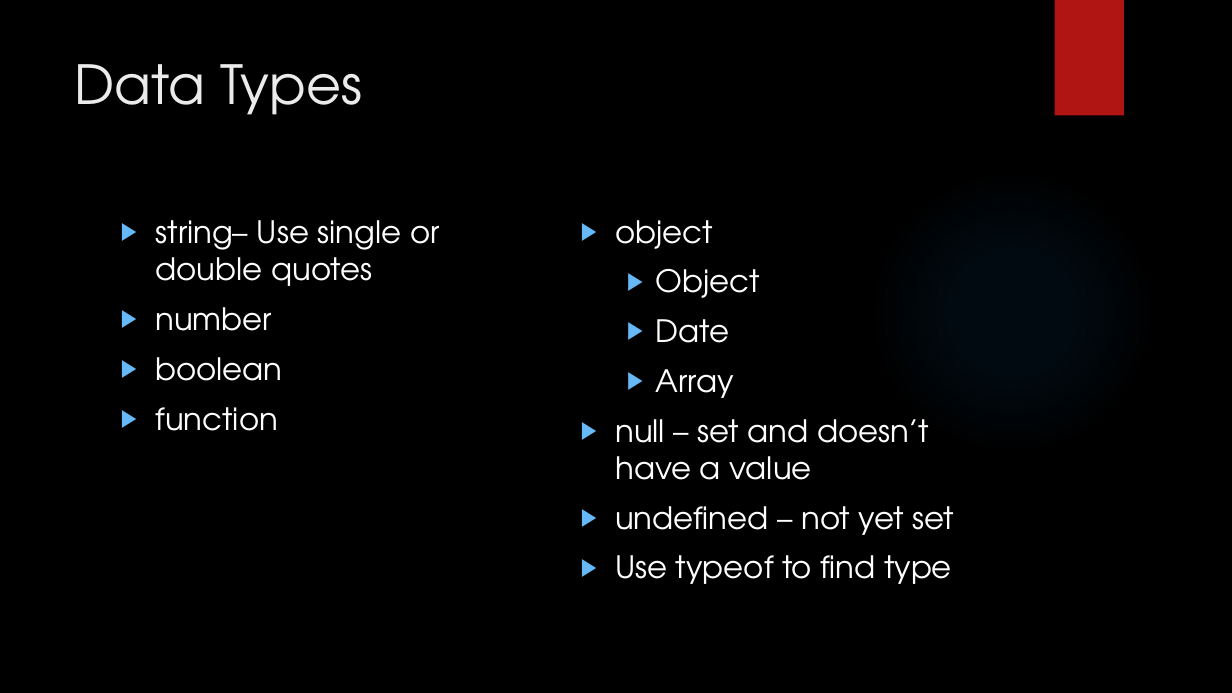
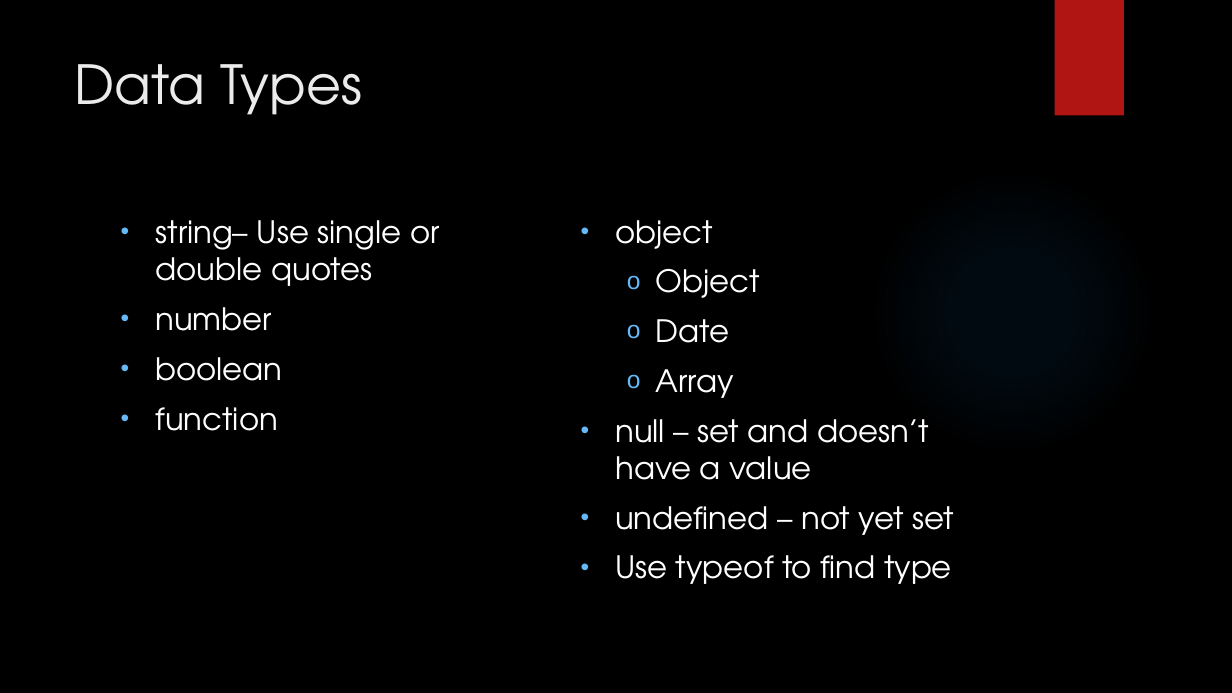
Before and after one commit to LogolsLLC/Logols-May2018, a slide deck: slide 6 of Slides/06_JavaScriptTypescript_TrainingPlan.pptx. Drawn at 1232x693 pixels with LibreOffice and Linux fonts; fonts in the diff are those of the drawing; background and template pictures are left out. Boxes give left, top, right and bottom in pixels: in the first picture for what was removed or moved away, otherwise in the second. Text is boxed around its words. In the diff, an @@ line names an element or a change of style, - is before the commit and + after.

```diff
--- a/Slides/06_JavaScriptTypescript_TrainingPlan.pptx
+++ b/Slides/06_JavaScriptTypescript_TrainingPlan.pptx
@@ text "string– Use single or double ..." at (155,220,439,431): bullet ▶ to • @@
@@ text "object" at (615,220,955,584): bullet ▶ to •; bullet ▶ to o @@
```
Also in this commit, not shown: 19 other slides changed, 8 slides added, 1 other file.
